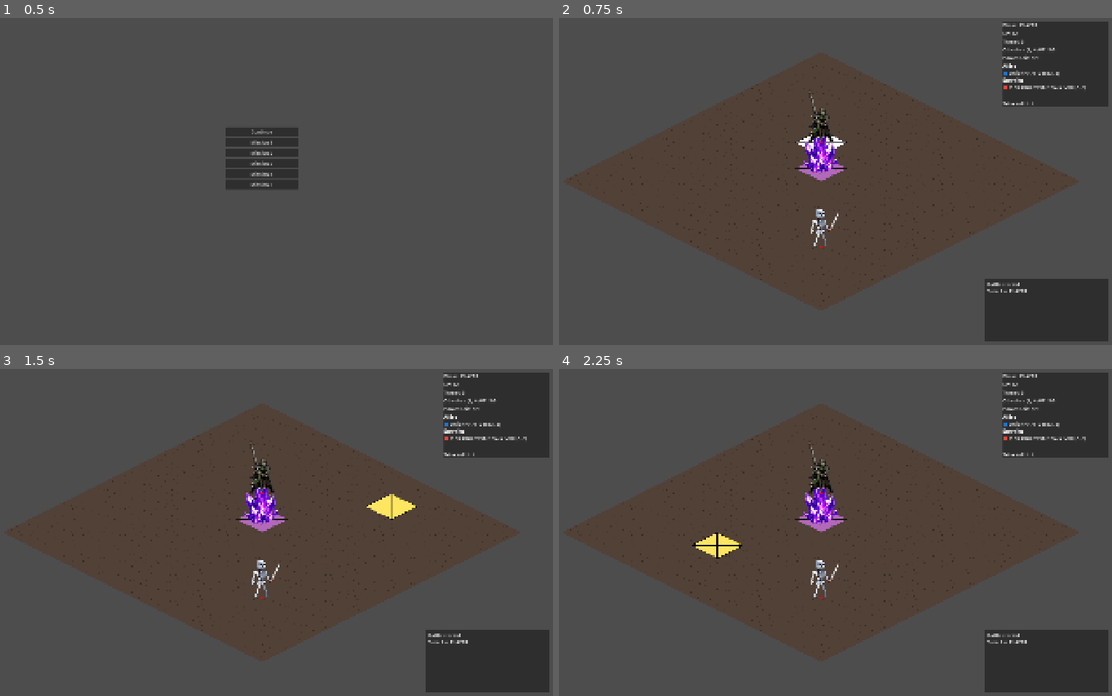
Above: before the commit, frames 1-4 (two rows, left to right).
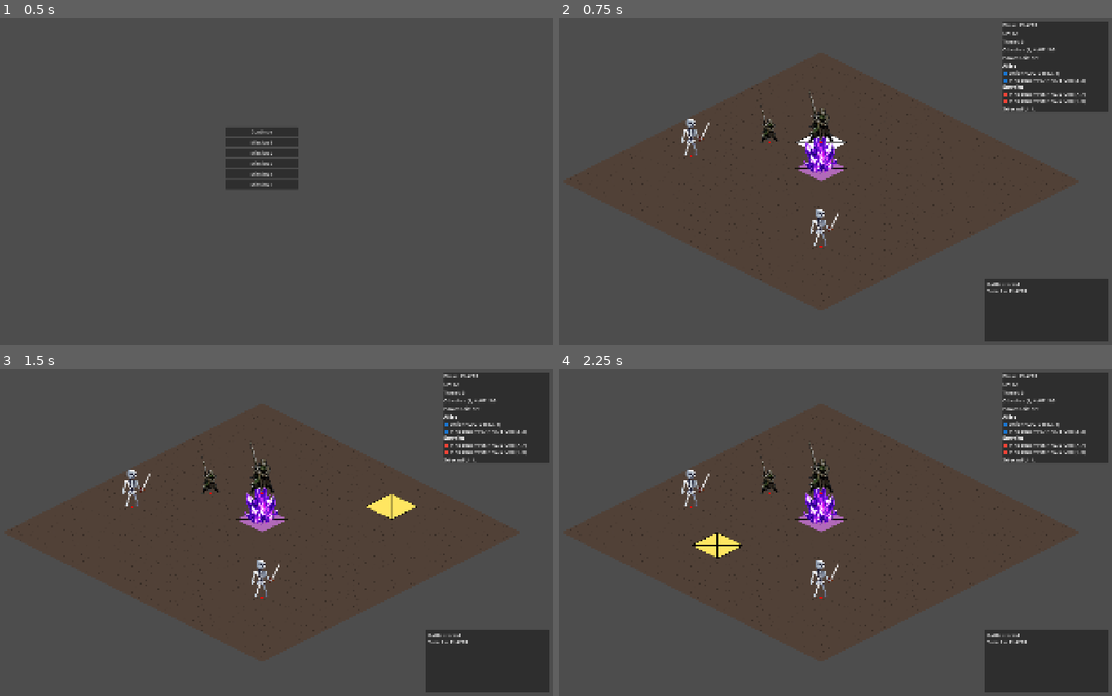
Above: after the commit, the same moments.

Repository: Nick-labs/TGS
Game: Godot game, scene res://scenes/ui/MainMenu.tscn
Two runs of this game, one before a commit and one after it. Both use one fixed random seed, a clock stepped at 60 frames per second and the inputs below.
Inputs (mouse positions are in pixels of both pictures, inside the frame that each line leads up to):
- Up to frame 1 (0.5 s): no input
- Up to frame 2 (0.75 s): click "Continue" at 0.5 s
- Up to frame 3 (1.5 s): tap Enter at 1.25 s; move the mouse to (392, 516) at 1.27 s; click (392, 516) at 1.42 s
- Up to frame 4 (2.25 s): tap Space at 2 s; move the mouse to (702, 548) at 2.02 s; click (702, 548) at 2.17 s

Frame 1 is identical in both runs. In frame 2, 1.1% of the frame differs, in the area x 22-100%, y 16-43%; in frame 3, 1.1%; in frame 4, 1.1%.

Commit message:
fix enemy kill

Diff:
--- a/data/missions/mission_1/mission.tres
+++ b/data/missions/mission_1/mission.tres
@@ -4,10 +4,12 @@
 [ext_resource type="Script" uid="uid://bnbqlpili3pr" path="res://scripts/data/UnitSpawnData.gd" id="2_w5ypf"]
 [ext_resource type="Resource" uid="uid://d3y75uhgq6tvs" path="res://data/missions/mission_1/spawn_striker_1.tres" id="3_sukbt"]
 [ext_resource type="Resource" uid="uid://b55ua2crbqysr" path="res://data/missions/mission_1/spawn_skeleton_1.tres" id="4_8hh8r"]
+[ext_resource type="Resource" uid="uid://53rxbwebva11" path="res://data/missions/mission_1/spawn_skeleton_2.tres" id="5_8hh8r"]
+[ext_resource type="Resource" uid="uid://ci5r51bl7ycnl" path="res://data/missions/mission_1/spawn_sniper_1.tres" id="6_ox26n"]
 
 [resource]
 script = ExtResource("1_b84aq")
 objective_cell = Vector2i(4, 4)
 cp_max = 1
-unit_spawns = Array[ExtResource("2_w5ypf")]([ExtResource("3_sukbt"), ExtResource("4_8hh8r")])
+unit_spawns = Array[ExtResource("2_w5ypf")]([ExtResource("3_sukbt"), ExtResource("4_8hh8r"), ExtResource("5_8hh8r"), ExtResource("6_ox26n")])
 metadata/_custom_type_script = "uid://e72psofp0jqp"
--- /dev/null
+++ b/data/missions/mission_1/spawn_skeleton_2.tres
@@ -0,0 +1,11 @@
+[gd_resource type="Resource" script_class="UnitSpawnData" format=3 uid="uid://53rxbwebva11"]
+
+[ext_resource type="Script" uid="uid://bnbqlpili3pr" path="res://scripts/data/UnitSpawnData.gd" id="1_knocj"]
+[ext_resource type="Resource" uid="uid://cfvugeiywarqv" path="res://data/units/skeleton.tres" id="2_ykhtv"]
+
+[resource]
+script = ExtResource("1_knocj")
+unit_data = ExtResource("2_ykhtv")
+team = 1
+cell = Vector2i(1, 6)
+metadata/_custom_type_script = "uid://bnbqlpili3pr"
--- /dev/null
+++ b/data/missions/mission_1/spawn_sniper_1.tres
@@ -0,0 +1,10 @@
+[gd_resource type="Resource" script_class="UnitSpawnData" format=3 uid="uid://ci5r51bl7ycnl"]
+
+[ext_resource type="Script" uid="uid://bnbqlpili3pr" path="res://scripts/data/UnitSpawnData.gd" id="1_43ds3"]
+[ext_resource type="Resource" uid="uid://dspqjoru7mlhj" path="res://data/units/striker.tres" id="2_43282"]
+
+[resource]
+script = ExtResource("1_43ds3")
+unit_data = ExtResource("2_43282")
+cell = Vector2i(3, 3)
+metadata/_custom_type_script = "uid://bnbqlpili3pr"
--- a/data/missions/mission_1/spawn_striker_1.tres
+++ b/data/missions/mission_1/spawn_striker_1.tres
@@ -1,10 +1,10 @@
 [gd_resource type="Resource" script_class="UnitSpawnData" format=3 uid="uid://d3y75uhgq6tvs"]
 
 [ext_resource type="Script" uid="uid://bnbqlpili3pr" path="res://scripts/data/UnitSpawnData.gd" id="1_tk64b"]
-[ext_resource type="Resource" uid="uid://dspqjoru7mlhj" path="res://data/units/striker.tres" id="2_o4xwm"]
+[ext_resource type="Resource" uid="uid://b7uhwjx5daqvo" path="res://data/units/sniper.tres" id="2_o4xwm"]
 
 [resource]
 script = ExtResource("1_tk64b")
 unit_data = ExtResource("2_o4xwm")
-cell = Vector2i(3, 3)
+cell = Vector2i(2, 4)
 metadata/_custom_type_script = "uid://bnbqlpili3pr"
--- a/data/units/skeleton.tres
+++ b/data/units/skeleton.tres
@@ -11,7 +11,6 @@
 
 [resource]
 script = ExtResource("1_0bo4j")
-display_name = "Skeleton"
 max_hp = 2
 texture = ExtResource("2_0bo4j")
 visual_offset = Vector2(10, 0)
--- a/data/units/sniper.tres
+++ b/data/units/sniper.tres
@@ -11,9 +11,7 @@
 
 [resource]
 script = ExtResource("1_22dgs")
-display_name = "Striker"
 max_hp = 2
-move_range = 2
 texture = ExtResource("2_tj5ci")
 visual_scale = Vector2(0.7, 0.7)
 actions = Array[ExtResource("1_w8ulu")]([SubResource("Resource_wx00p")])
--- a/data/units/striker.tres
+++ b/data/units/striker.tres
@@ -11,7 +11,6 @@
 
 [resource]
 script = ExtResource("1_0p7ov")
-display_name = "Striker"
 texture = ExtResource("2_etyyb")
 actions = Array[ExtResource("1_thhq7")]([SubResource("Resource_hhfxo")])
 metadata/_custom_type_script = "uid://ctnia1aps2tlj"
--- a/scripts/systems/TurnManager.gd
+++ b/scripts/systems/TurnManager.gd
@@ -194,10 +194,17 @@
 
 func _sanitize_enemy_plans():
 	var filtered: Array[Dictionary] = []
+
 	for plan in enemy_plans:
-		var unit: Unit = plan.get("unit", null)
+
+		var unit = plan.get("unit", null)
+
+		if not unit or not is_instance_valid(unit):
+			continue
+
 		if _is_unit_alive(unit):
 			filtered.append(plan)
+
 	enemy_plans = filtered
 
 func _is_unit_alive(unit: Unit) -> bool:
